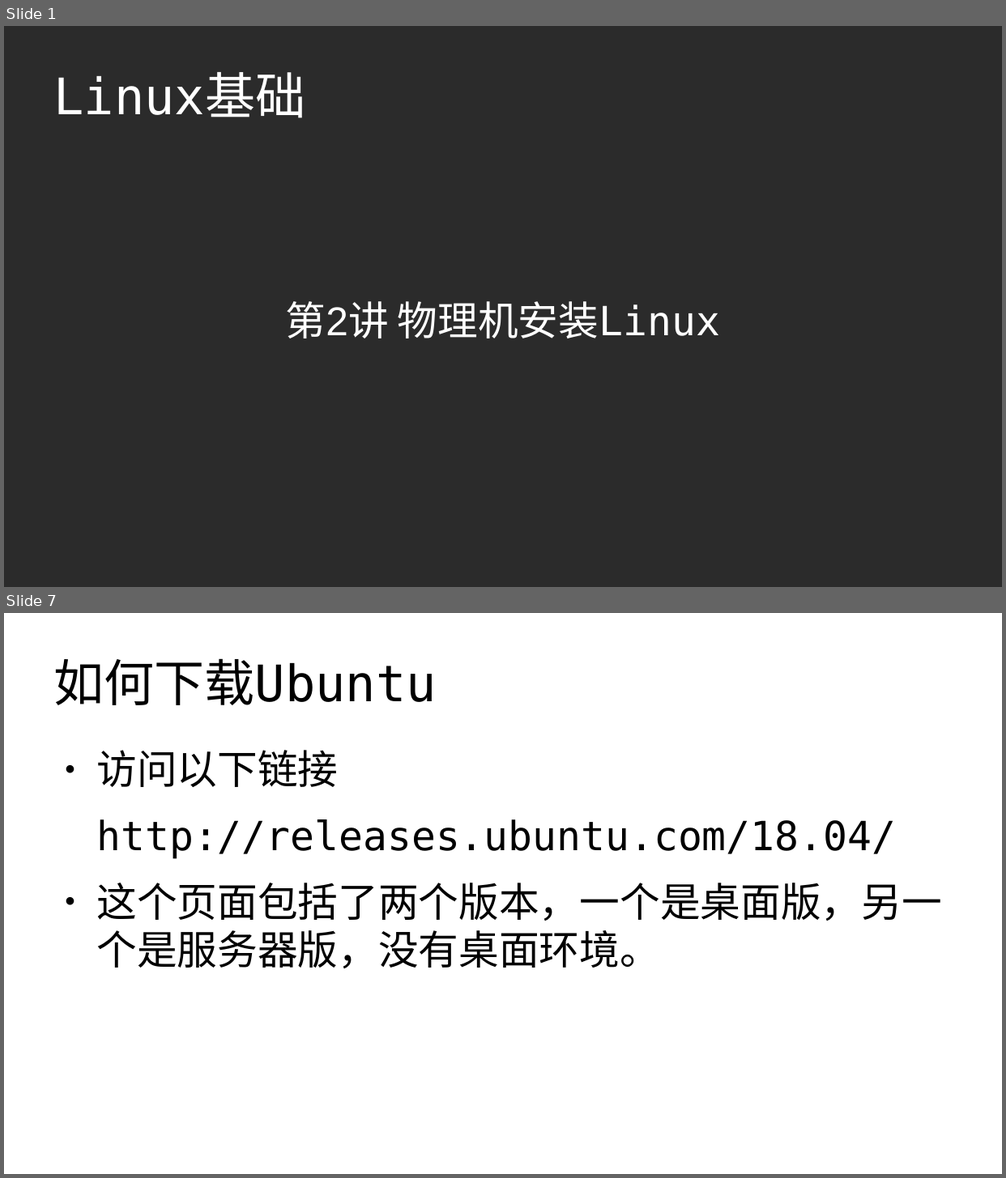
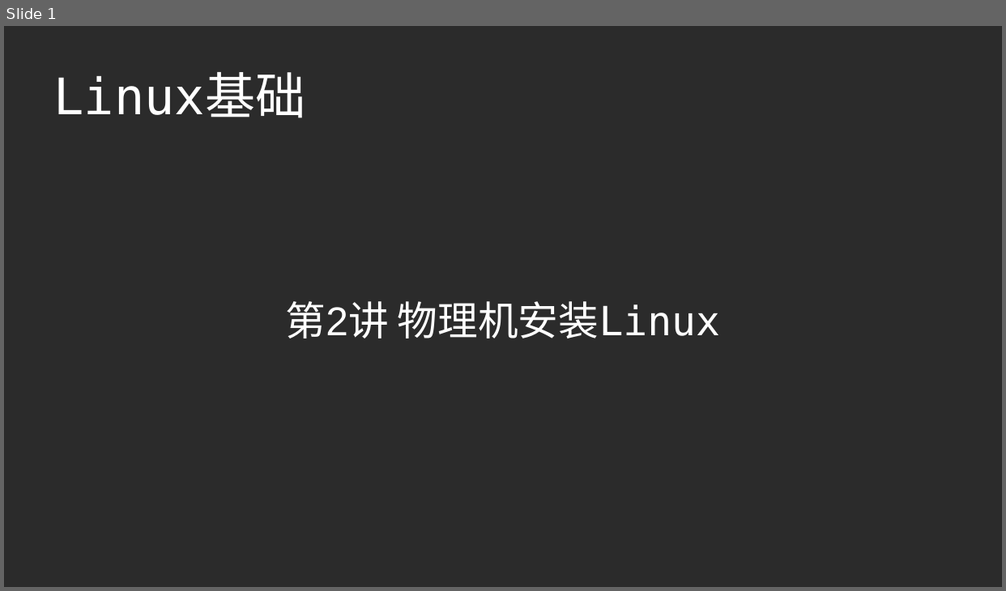
Before and after one commit to master-genius/linux-system, a slide deck: ch02/ch02_2-物理机安装Linux.odp. Shown one above the other, each under a label of ours: slides 1 and 7 before the commit, slide 1 after it; the slides between them are not shown. The pictures are 1006x1178 and 1006x591 pixels, drawn with LibreOffice and Linux fonts; fonts in the diff are those of the drawing; background and template pictures are left out; a plain dark background stands for a picture behind light text. Boxes give left, top, right and bottom in pixels: in the first picture for what was removed or moved away, otherwise in the second. Text is boxed around its words. In the diff, an @@ line names an element or a change of style, - is before the commit and + after.

```diff
--- a/ch02/ch02_2-物理机安装Linux.odp
+++ b/ch02/ch02_2-物理机安装Linux.odp
@@ slide 7 removed at [4, 613, 1002, 1174], background #FFFFFF @@
@@ title removed at [54, 658, 437, 705] @@
-如何下载Ubuntu
@@ text removed at [96, 750, 941, 969] @@
-● 访问以下链接
-http://releases.ubuntu.com/18.04/
-● 这个页面包括了两个版本，一个是桌面版，另一个是服务器版，没有桌面环境。
```
Also in this commit, not shown: 1 slide changed, 6 slides added, 5 other slides removed, 1 other file.
